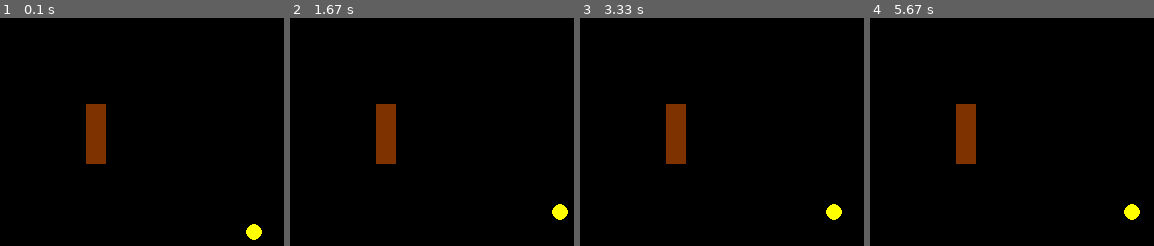
Above: before the commit, frames 1-4 (left to right).
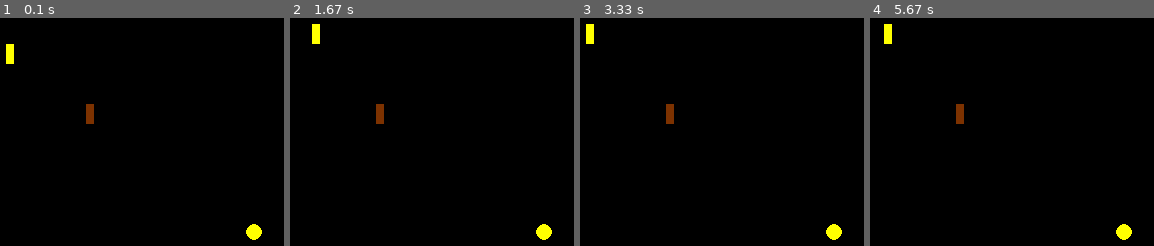
Above: after the commit, the same moments.

Repository: Benricheson101/CS370-Bravo
Game: pygame game, started from kroz_test.py
Same seed, same stepped clock (60 frames per second), same inputs: the game is played once before the commit and once after it.
Inputs:
- Up to frame 1 (0.1 s): no input
- Up to frame 2 (1.67 s): hold Right 0.33-0.8 s; hold Up 0.83-1.13 s; hold Right 1.17-1.63 s
- Up to frame 3 (3.33 s): hold Left 1.67-2.2 s; hold Down 2.23-2.53 s; hold Left 2.57-2.97 s; hold Up from 3 s (still down)
- Up to frame 4 (5.67 s): release Up at 3.37 s; hold Right 3.4-4.03 s; hold Down 4.07-4.43 s; hold Left 4.47-4.93 s; hold Right 4.97-5.43 s; hold Up from 5.47 s (still down)

The runs differ from the first frame. In frame 1, 1.9% of the frame differs, in the area x 2-38%, y 11-65%; in frame 2, 2.4%, in the area x 7-98%, y 2-98%; in frame 3, 2.4%; in frame 4, 2.4%.

Commit message:
- kroz_level.py: I was not able to stop the player from phasing through a wall using pygame's colliderect. This function should rather be used for colliding with enemies and items. Regarding the walls, I am just using a distance calculator.

Diff:
--- a/kroz_test.py
+++ b/kroz_test.py
@@ -84,6 +84,16 @@
     def draw(self, screen):
         return pygame.draw.rect(screen, self.color, self.rect)
 
+    def move(self, direction):
+        if direction == "UP":
+            self.rect.y -= 20 #  # moves player up by 20 pixels
+        if direction == "DOWN":
+            self.rect.y += 20
+        if direction == "LEFT":
+            self.rect.x -= 8
+        if direction == "RIGHT":
+            self.rect.x += 8
+
 
 
 # damage, speed, graphics, 2 states of behavior (idle and chase)
@@ -99,15 +109,22 @@
 
 
 wall_position = [screen_width // 4, screen_height // 4]
-wall_size = [20,60]
+wall_size = [8,20]
 wall_color = BROWN
 
 wall_1 = Wall(wall_position, wall_size, wall_color)
+
+wall2_position = [screen_width // 8, screen_height // 8]
+wall2_size = [8,20]
+wall2_color = YELLOW
+
+wall_2 = Wall(wall2_position, wall2_size, wall2_color)
 
 
 
 player = Player(game_state["player_position"], game_state["player_size"], game_state["player_color"])
 
+wall_2_hitbox = Wall((wall2_position[0] + 2, wall2_position[1] + 2), wall2_size, wall2_color)
 
 # Game loop
 while True:
@@ -119,23 +136,35 @@
             sys.exit()
 
         # Player movement controls
+        # elif event.type == pygame.KEYDOWN:
+        #     if event.key == pygame.K_UP and collide==False:
+        #         player.move("UP") # moves player up by 20 pixels
+        #     elif event.key == pygame.K_DOWN and collide==False:
+        #         player.move("DOWN")
+        #     elif event.key == pygame.K_LEFT and collide==False:
+        #         player.move("LEFT")
+        #     elif event.key == pygame.K_RIGHT and collide==False:
+        #         player.move("RIGHT")
+
         elif event.type == pygame.KEYDOWN:
-            if event.key == pygame.K_UP and collide==False:
-                player.move("UP") # moves player up by 20 pixels
-            elif event.key == pygame.K_DOWN and collide==False:
-                player.move("DOWN")
-            elif event.key == pygame.K_LEFT and collide==False:
-                player.move("LEFT")
-            elif event.key == pygame.K_RIGHT and collide==False:
-                player.move("RIGHT")
+            print (wall_1.rect.x, wall_2.rect.x)
+            print ("Distance:", distance)
+
+            if event.key == pygame.K_UP and distance != [0, -20]:
+                wall_2.move("UP") # moves player up by 20 pixels
+            elif event.key == pygame.K_DOWN and distance != [0, 20]:
+                wall_2.move("DOWN")
+            elif event.key == pygame.K_LEFT and distance != [-8, 0]:
+                wall_2.move("LEFT")
+            elif event.key == pygame.K_RIGHT and distance != [8,0]:
+                wall_2.move("RIGHT")
 
 
 
 
 
-
-
-    collide = player.rect.colliderect(wall_1.rect)
+    distance = [wall_1.rect.x - wall_2.rect.x, wall_1.rect.y - wall_2.rect.y]
+    collide = pygame.Rect.colliderect(wall_1.rect, wall_2.rect)
     # if collide:
     #     print("Collision!")
 
@@ -152,5 +181,7 @@
     # Draw Wall
     wall_1.draw(screen)
 
+    wall_2.draw(screen)
+
     # Update the display
     pygame.display.flip()
--- /dev/null
+++ b/test.py
@@ -0,0 +1,46 @@
+import pygame
+import sys
+
+# Initialize Pygame
+pygame.init()
+
+# Set up the display
+screen = pygame.display.set_mode((800, 600))
+pygame.display.set_caption("Draw Two Shapes for One Object")
+
+# Define a class for the object
+class MyObject:
+    def __init__(self, rect_pos, rect_size, circle_pos, circle_radius):
+        self.rect_pos = rect_pos
+        self.rect_size = rect_size
+        self.circle_pos = circle_pos
+        self.circle_radius = circle_radius
+
+    def draw(self, surface):
+        # Draw the rectangle
+        pygame.draw.rect(surface, (255, 0, 0), (*self.rect_pos, *self.rect_size))
+        # Draw the circle
+        pygame.draw.circle(surface, (0, 0, 255), self.circle_pos, self.circle_radius)
+
+# Create an instance of MyObject
+my_object = MyObject((100, 100), (200, 100), (200, 150), 50)
+
+# Main loop
+running = True
+while running:
+    for event in pygame.event.get():
+        if event.type == pygame.QUIT:
+            running = False
+
+    # Clear the screen
+    screen.fill((255, 255, 255))
+
+    # Draw the object
+    my_object.draw(screen)
+
+    # Update the display
+    pygame.display.flip()
+
+# Quit Pygame
+pygame.quit()
+sys.exit()
